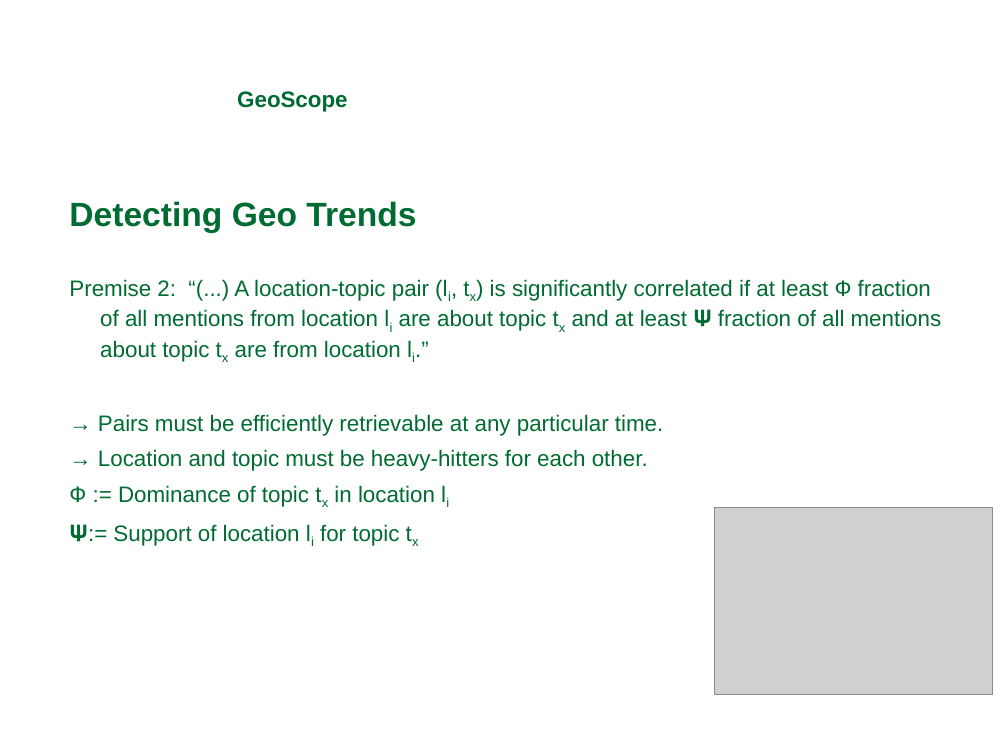
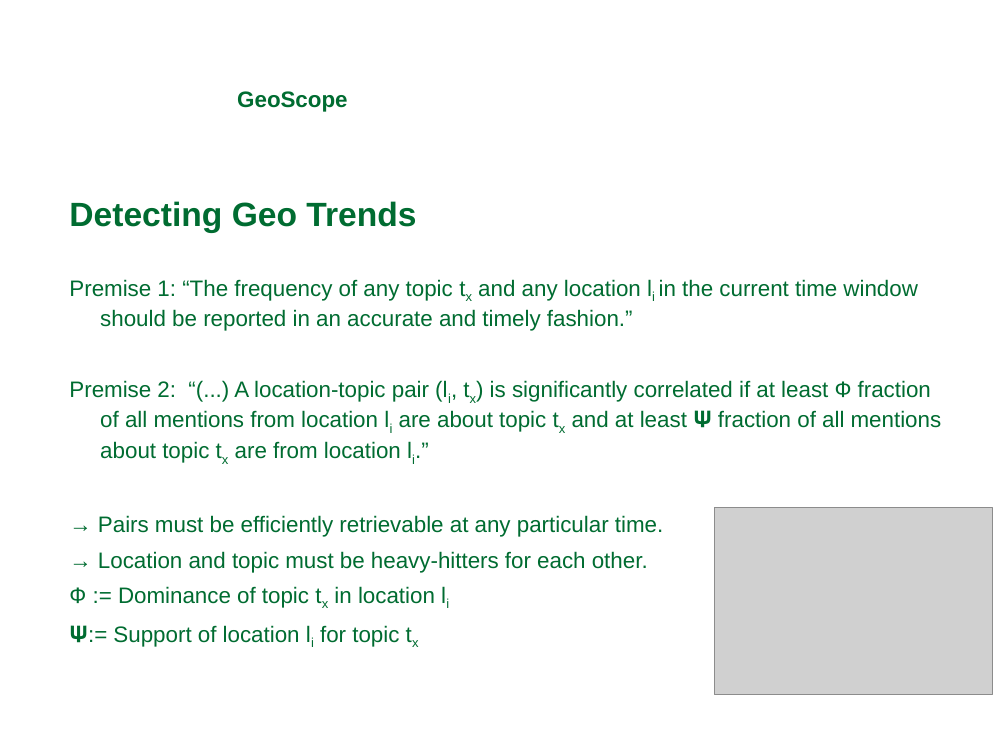
Before and after one commit to michaelprummer/datascience, a slide deck: slide 4 of GeoScope/DataScience1.ppt. Drawn at 1008x756 pixels with LibreOffice and Linux fonts; fonts in the diff are those of the drawing; grey boxes stand for pictures; background and template pictures are left out. Boxes give left, top, right and bottom in pixels: in the first picture for what was removed or moved away, otherwise in the second. Text is boxed around its words. In the diff, an @@ line names an element or a change of style, - is before the commit and + after.

```diff
--- a/GeoScope/DataScience1.ppt
+++ b/GeoScope/DataScience1.ppt
@@ text at box(69, 279, 918, 331): paragraph added @@
+Premise 1: “The frequency of any topic tx and any location li in the current time window should be reported in an accurate and timely fashion.”
```
Also in this commit, not shown: 5 other slides changed, 1 slide added, 1 slide removed.
